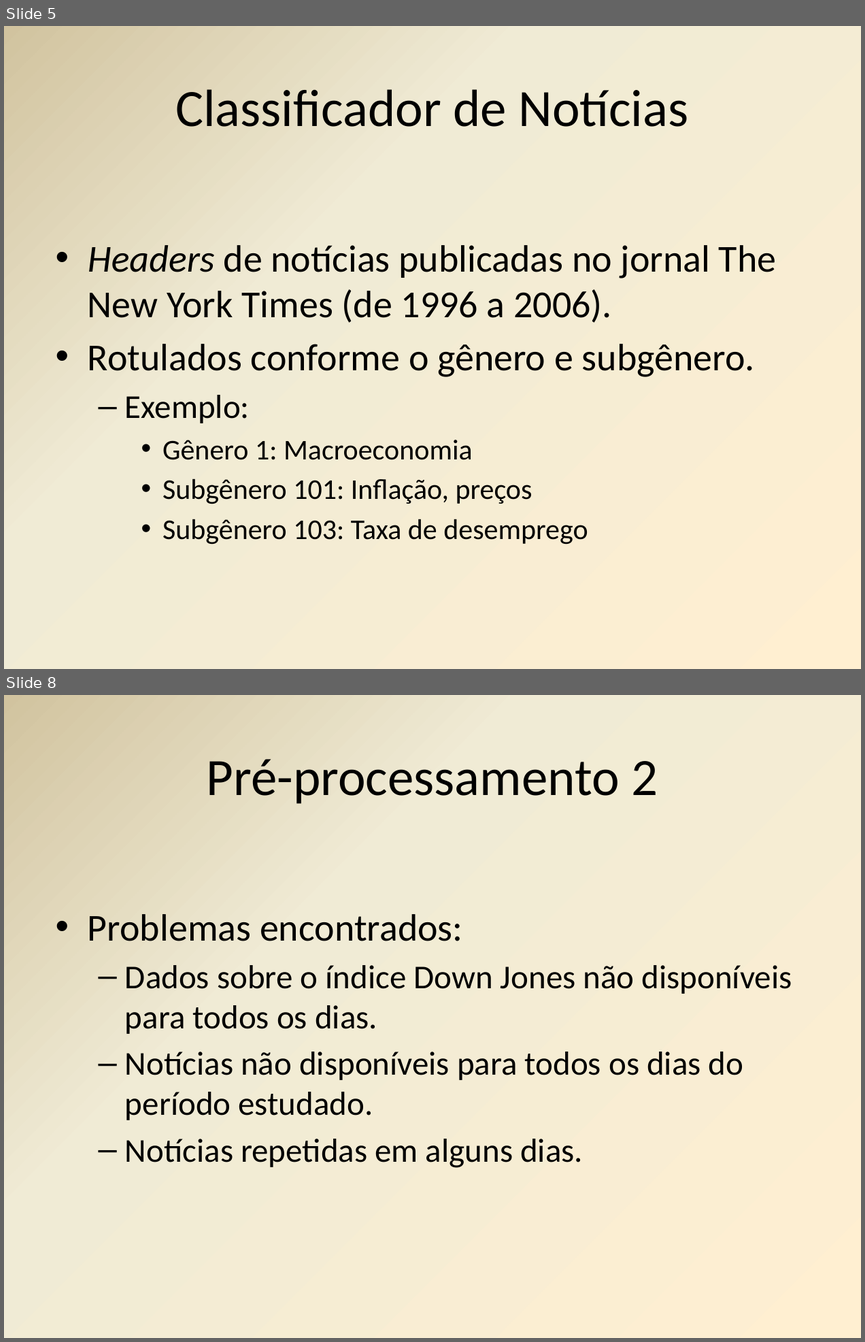
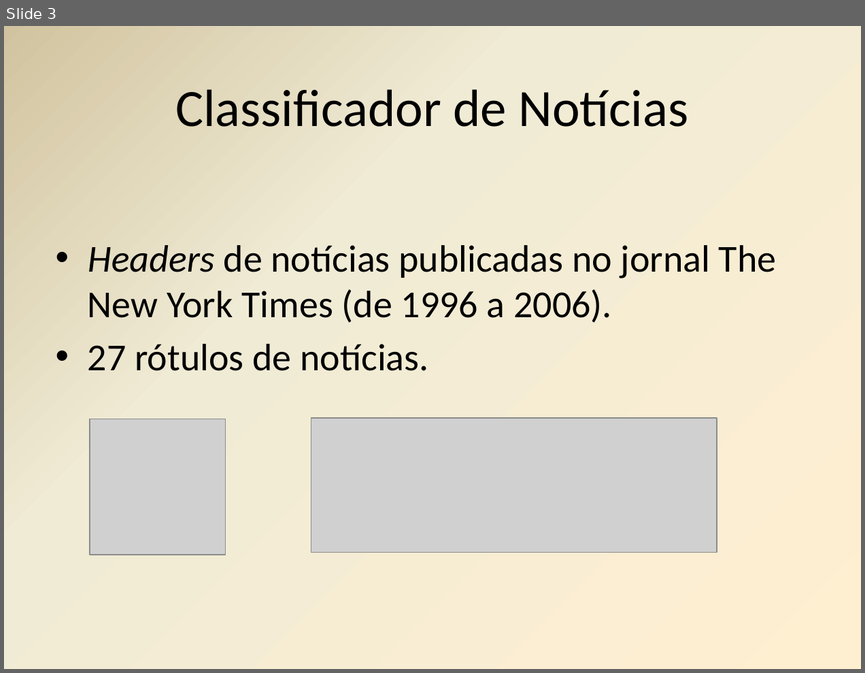
Before and after one commit to mmcastanho/python_kdd, a slide deck: Etapa1_Andre_Matheus.pptx. Shown one above the other, each under a label of ours: slides 5 and 8 before the commit, slide 3 after it; the slides between them are not shown. The pictures are 865x1342 and 865x673 pixels, drawn with LibreOffice and Linux fonts; fonts in the diff are those of the drawing; grey boxes stand for pictures. Boxes give left, top, right and bottom in pixels: in the first picture for what was removed or moved away, otherwise in the second. Text is boxed around its words. In the diff, an @@ line names an element or a change of style, - is before the commit and + after.

```diff
--- a/Etapa1_Andre_Matheus.pptx
+++ b/Etapa1_Andre_Matheus.pptx
@@ slide 8 removed at [4,695,861,1338], background gradient #FFEFD1 to #F0EBD5 to #D1C39F @@
@@ title removed at [207,759,657,804] @@
-Pré-processamento 2
@@ text removed at [88,914,792,1168] @@
-• Problemas encontrados:
-  – Dados sobre o índice Down Jones não disponíveis para todos os dias.
-  – Notícias não disponíveis para todos os dias do período estudado.
-  – Notícias repetidas em alguns dias.
@@ what was slide 5 is now slide 3 @@
@@ slide 3 changed as well @@
@@ text at [88,344,428,371]: text changed; size 24 to 32 pt @@
-• Rotulados conforme o gênero e subgênero.
-  – Exemplo:
-    • Gênero 1: Macroeconomia
-    • Subgênero 101: Inflação, preços
-    • Subgênero 103: Taxa de desemprego
+• 27 rótulos de notícias.
@@ picture added at [90,418,225,554] @@
@@ picture added at [311,418,716,552] @@
```
Also in this commit, not shown: 3 other slides changed, 6 slides added, 4 other slides removed, 3 other files.
